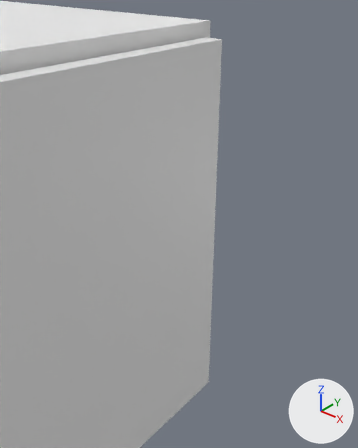
The Blender file Assets/Models/cupboard.blend, before and after one commit.
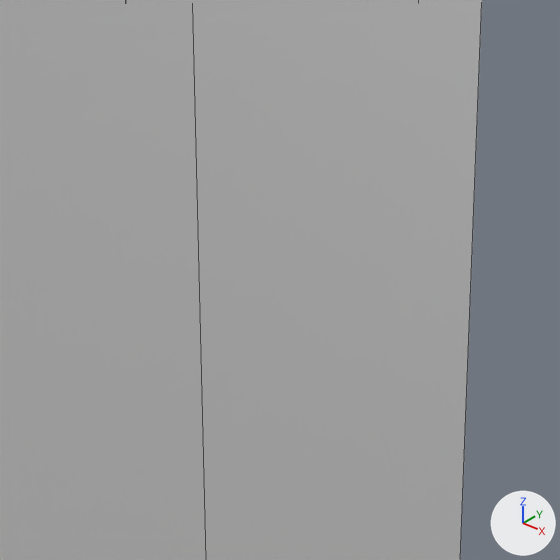
There are two pictures of each version: one from a camera (50 mm lens) standing at (2.335, -0.549, 1.24) and looking at (1.001, 1.023, 0.124), one close up on the part from 32% to 65% of the width and 45% to 71% of the height. Arrows for +X, +Y and +Z are at lower right; the lights stay in place. The close-ups show mesh edges as thin lines.
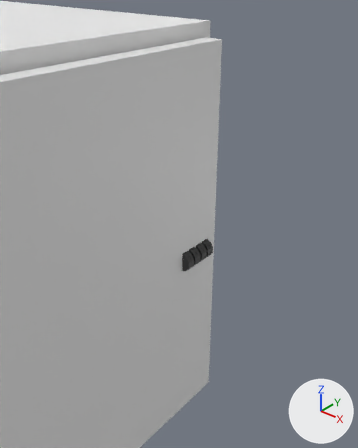
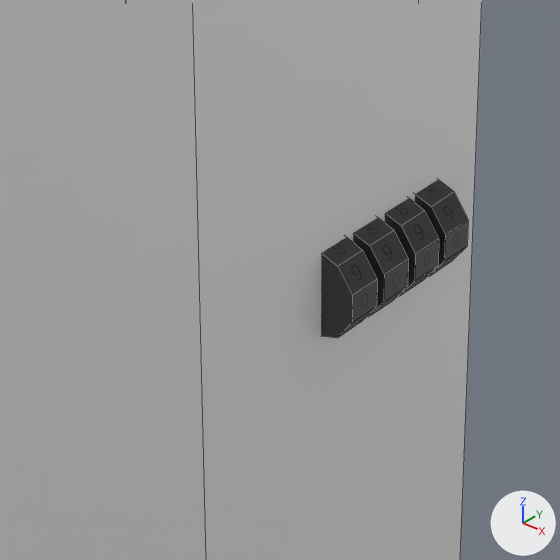
Commit message: Lock tumblers

What differs and where, as boxes [x1, y1, x2, y2] in the close-ups (560 x 560 px):
```json
{"object": "Cylinder.002", "change": "added", "after": [321, 237, 377, 338], "on screen": "black"}
{"object": "Cylinder.003", "change": "added", "after": [353, 218, 408, 317], "on screen": "black"}
{"object": "Cylinder.001", "change": "added", "after": [385, 198, 439, 296], "on screen": "black"}
{"object": "Cylinder", "change": "added", "after": [415, 180, 468, 276], "on screen": "black"}
```

Scene script edits in JSON lines:
```json
{"op": "add", "block": "img_tumbler_png", "code": ["img_tumbler_png = load_image('Tumbler.png', '../Materials/Textures/Tumbler.png', 1024, 1024, 'sRGB')"]}
{"op": "add", "block": "mat_tumbler_png", "code": ["mat_tumbler_png = principled_material('Tumbler.png')", "mat_tumbler_png.texture = img_tumbler_png"]}
{"op": "add", "block": "me_cylinder", "code": ["me_cylinder = bpy.data.meshes.new('Cylinder')", "me_cylinder.from_pydata(...)  # a 10-sided cylinder along z spanning x -0.95..0.95, y -1.0..1.0, z -0.38..0.38", "me_cylinder.materials.append(mat_tumbler_png)  # picture img_tumbler_png"]}
{"op": "add", "block": "ob_cylinder", "code": ["ob_cylinder = bpy.data.objects.new('Cylinder', me_cylinder)", "ob_cylinder.location = (1.095, 1.087, 0.0)", "ob_cylinder.rotation_euler = (1.571, 0.0, 0.0)  # degrees (90, 0, 0)", "ob_cylinder.scale = (0.0498, 0.0498, 0.0498)"]}
{"op": "add", "block": "ob_cylinder_001", "code": ["ob_cylinder_001 = bpy.data.objects.new('Cylinder.001', me_cylinder.copy())", "ob_cylinder_001.location = (1.095, 1.039, 0.0)", "ob_cylinder_001.rotation_euler = (1.571, 0.0, 0.0)  # degrees (90, 0, 0)", "ob_cylinder_001.scale = (0.0498, 0.0498, 0.0498)"]}
{"op": "add", "block": "ob_cylinder_002", "code": ["ob_cylinder_002 = bpy.data.objects.new('Cylinder.002', me_cylinder.copy())", "ob_cylinder_002.location = (1.095, 0.944, 0.0)", "ob_cylinder_002.rotation_euler = (1.571, 0.0, 0.0)  # degrees (90, 0, 0)", "ob_cylinder_002.scale = (0.0498, 0.0498, 0.0498)"]}
{"op": "add", "block": "ob_cylinder_003", "code": ["ob_cylinder_003 = bpy.data.objects.new('Cylinder.003', me_cylinder.copy())", "ob_cylinder_003.location = (1.095, 0.991, 0.0)", "ob_cylinder_003.rotation_euler = (1.571, 0.0, 0.0)  # degrees (90, 0, 0)", "ob_cylinder_003.scale = (0.0498, 0.0498, 0.0498)"]}
```
